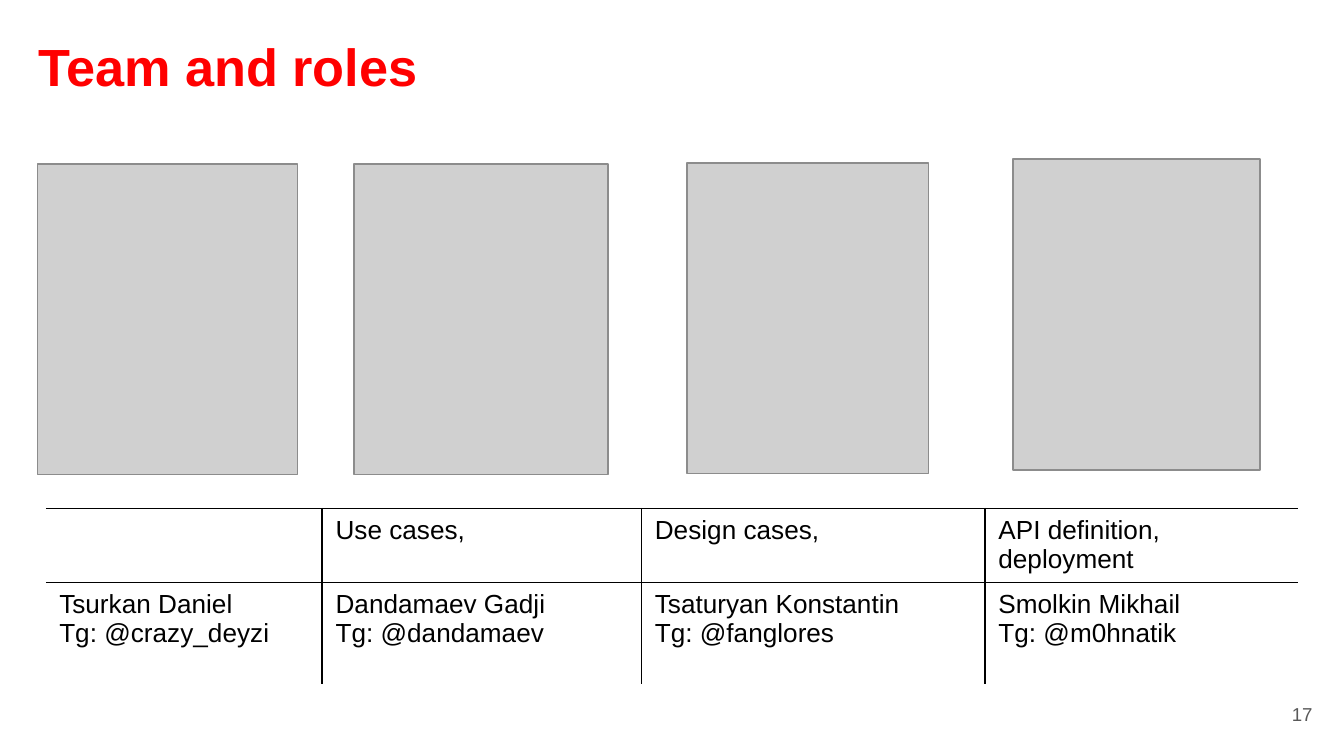
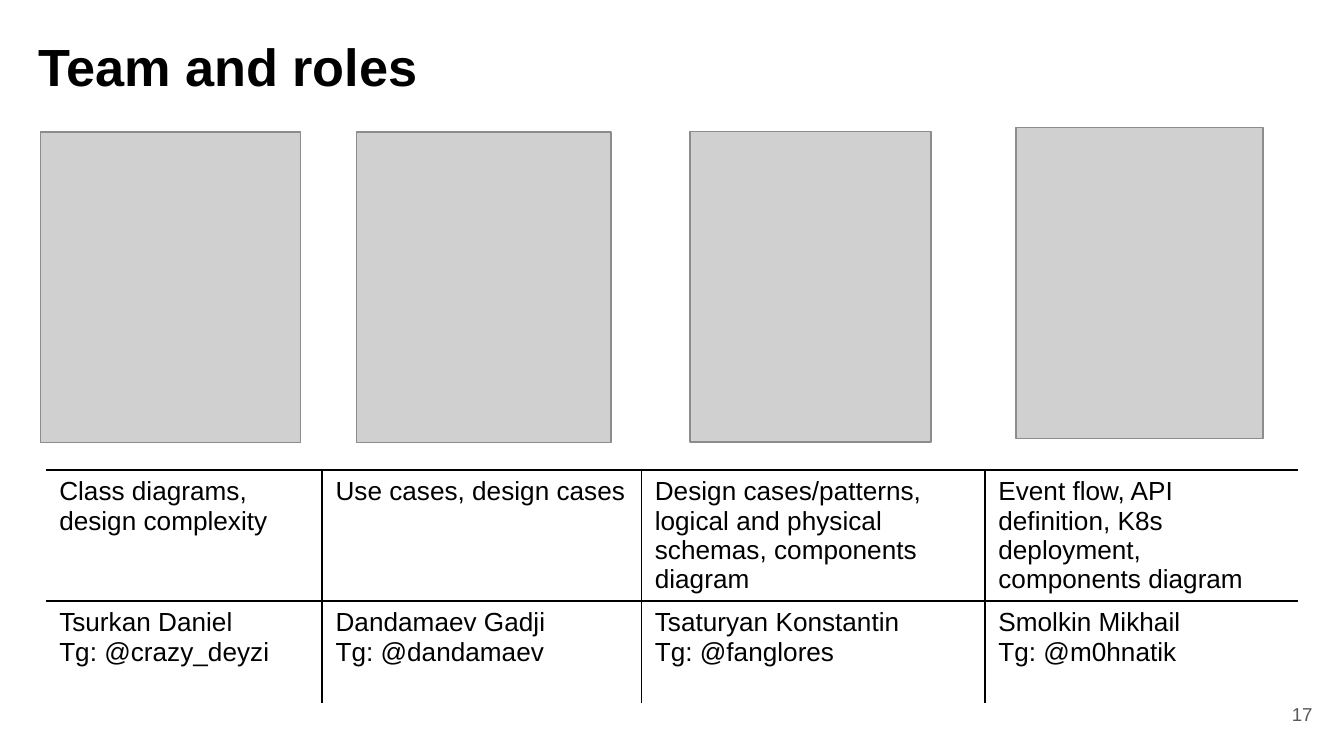
Before and after one commit to fanglores/Advanced-Software-Design, a slide deck: slide 17 of PracticeTasks/Module2/FinalTask_2/FinalTask_2.pptx. Drawn at 1344x756 pixels with LibreOffice and Linux fonts; fonts in the diff are those of the drawing; grey boxes stand for pictures. Boxes give left, top, right and bottom in pixels: in the first picture for what was removed or moved away, otherwise in the second. Text is boxed around its words. In the diff, an @@ line names an element or a change of style, - is before the commit and + after.

```diff
--- a/PracticeTasks/Module2/FinalTask_2/FinalTask_2.pptx
+++ b/PracticeTasks/Module2/FinalTask_2/FinalTask_2.pptx
@@ title "Team and roles" at bbox=[38, 48, 418, 87]: text colour #FF0000 to #000000 @@
@@ picture: place and size @@
-picture at bbox=[38, 164, 297, 474]
+picture at bbox=[40, 132, 300, 442]
@@ picture: place and size @@
-picture at bbox=[353, 164, 607, 474]
+picture at bbox=[358, 132, 612, 442]
@@ picture: place and size @@
-picture at bbox=[687, 163, 927, 473]
+picture at bbox=[689, 132, 930, 442]
@@ picture: place and size @@
-picture at bbox=[1013, 159, 1261, 469]
+picture at bbox=[1016, 128, 1263, 438]
@@ table at bbox=[46, 470, 1300, 716] @@
-row 1:  | Use cases, | Design cases, | API definition, deployment
+row 1: Class diagrams, design complexity | Use cases, design cases | Design cases/patterns, logical and physical schemas, components diagram | Event flow, API definition, K8s deployment, components diagram
@@ table: place and size @@
-table at bbox=[46, 508, 1300, 692]
+table at bbox=[46, 470, 1300, 716]
```
Also in this commit, not shown: 2 other slides changed, 1 other file.
